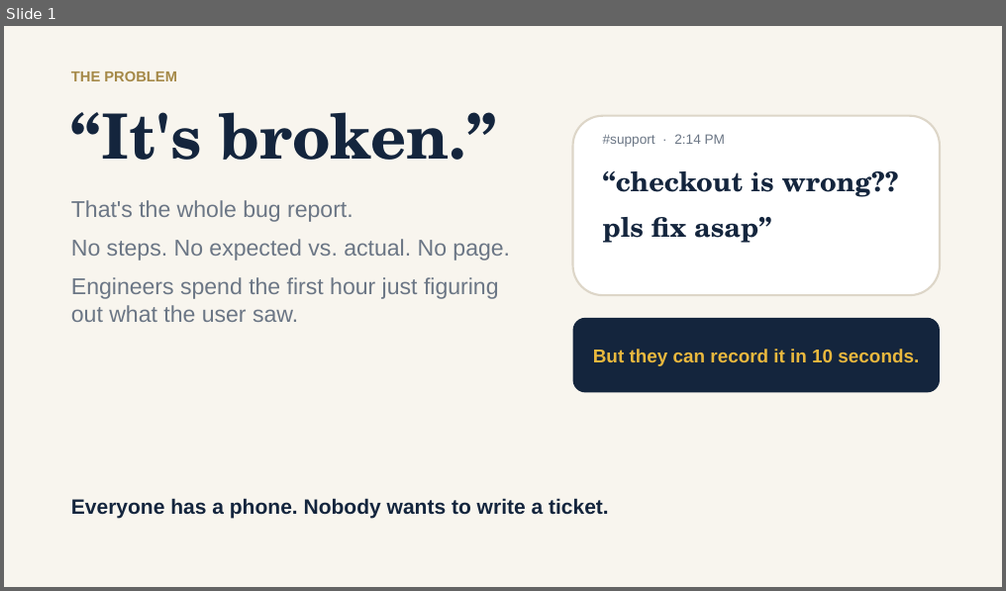
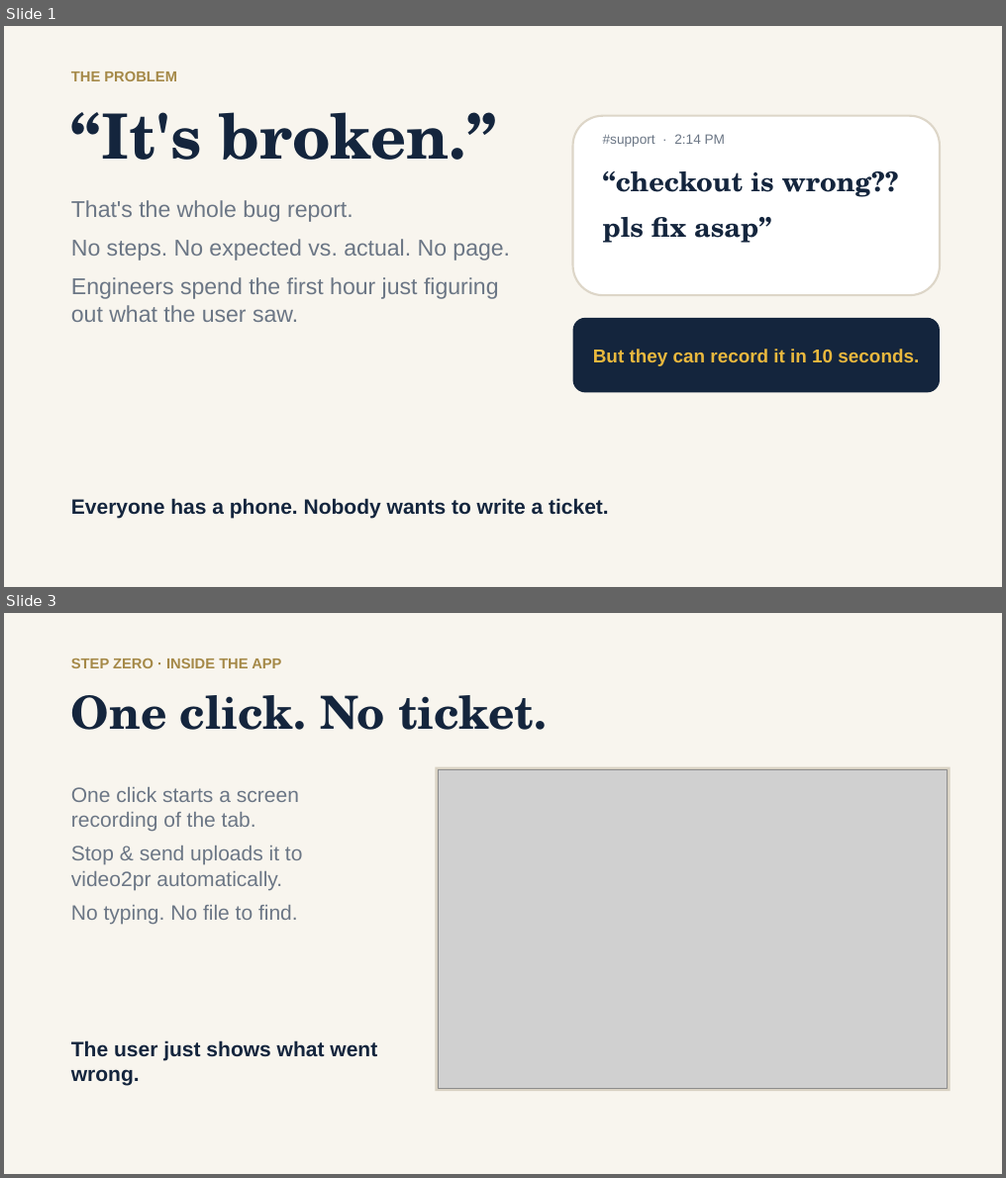
Before and after one commit to woodstock-thebrid/video2pr, a slide deck: docs/media/video2pr_slides.pptx. Shown one above the other, each under a label of ours: slide 1 before the commit, slides 1 and 3 after it; the slides between them are not shown. The pictures are 1006x591 and 1006x1178 pixels, drawn with LibreOffice and Linux fonts; fonts in the diff are those of the drawing; grey boxes stand for pictures. Boxes give left, top, right and bottom in pixels: in the first picture for what was removed or moved away, otherwise in the second. Text is boxed around its words. In the diff, an @@ line names an element or a change of style, - is before the commit and + after.

Commit message:
Add real-mode demo video and refresh slides with new features

```diff
--- a/docs/media/video2pr_slides.pptx
+++ b/docs/media/video2pr_slides.pptx
@@ slide 3 added at (x1=4, y1=613, x2=1002, y2=1174), background #F8F5EE @@
@@ text added at (x1=71, y1=659, x2=281, y2=668), 14 pt, text #A58948, bold @@
+STEP ZERO · INSIDE THE APP
@@ text added at (x1=71, y1=695, x2=547, y2=730), 44 pt, text #14253D, bold @@
+One click. No ticket.
@@ text added at (x1=71, y1=787, x2=303, y2=925), 20 pt, text #6B7685 @@
+One click starts a screen recording of the tab.
+Stop & send uploads it to video2pr automatically.
+No typing. No file to find.
@@ rectangle added at (x1=436, y1=767, x2=950, y2=1091), fill #D9D2C3 @@
@@ picture added at (x1=439, y1=770, x2=947, y2=1088) @@
@@ text added at (x1=71, y1=1041, x2=377, y2=1085), 20 pt, text #14253D, bold @@
+The user just shows what went wrong.
```
Also in this commit, not shown: 3 slides changed, 3 other slides added, 5 other files.
